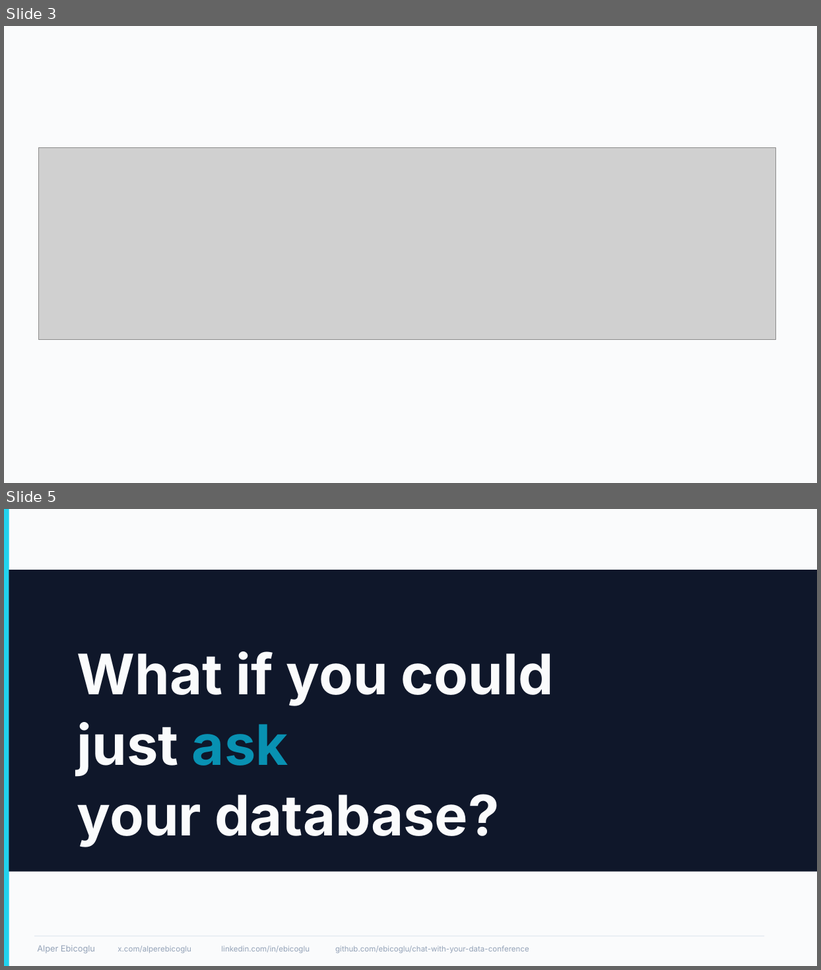
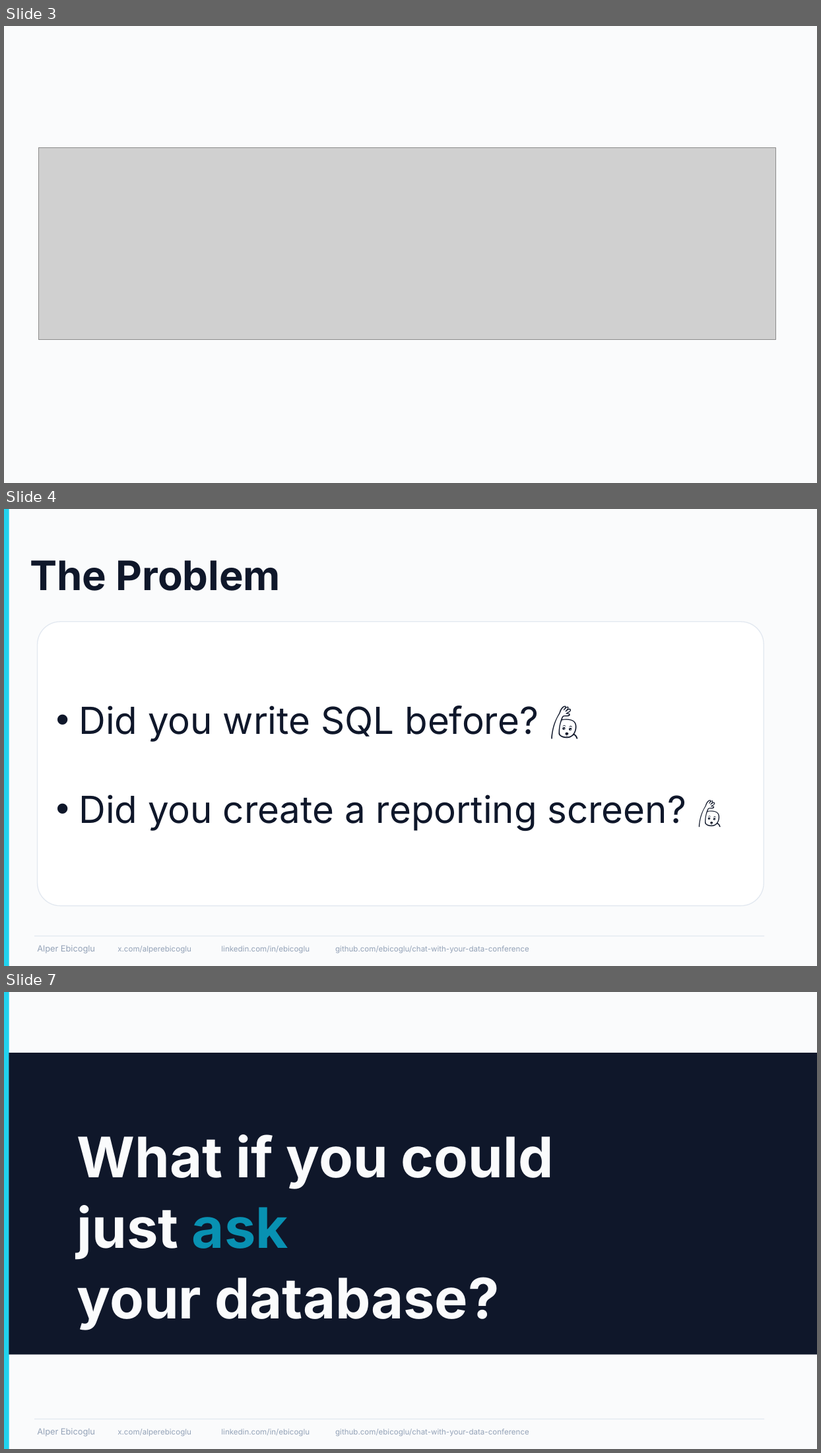
Before and after one commit to ebicoglu/chat-with-your-data-conference, a slide deck: Presentation.pptx. Shown one above the other, each under a label of ours: slides 3 and 5 before the commit, slides 3, 4 and 7 after it; the slides between them are not shown. The pictures are 821x970 and 821x1453 pixels, drawn with LibreOffice and Linux fonts; fonts in the diff are those of the drawing; grey boxes stand for pictures; background and template pictures are left out. Boxes give left, top, right and bottom in pixels: in the first picture for what was removed or moved away, otherwise in the second. Text is boxed around its words. In the diff, an @@ line names an element or a change of style, - is before the commit and + after.

```diff
--- a/Presentation.pptx
+++ b/Presentation.pptx
@@ slide 4 added at <box>4,509,817,966</box>, background #FAFBFC; not listed: 4 template elements that a slide beside it also shows @@
@@ title added at <box>30,560,281,591</box>, 48 pt, text #0F172A, bold @@
+The Problem
@@ rounded rectangle added at <box>38,622,764,906</box>, fill #FFFFFF, outline #E2E8F0 1 pt, 44 pt, text #0F172A @@
+• Did you write SQL before? 🙋
+• Did you create a reporting screen? 🙋
@@ what was slide 5 is now slide 7 @@
```
Also in this commit, not shown: 5 slides changed, 1 other slide added.
